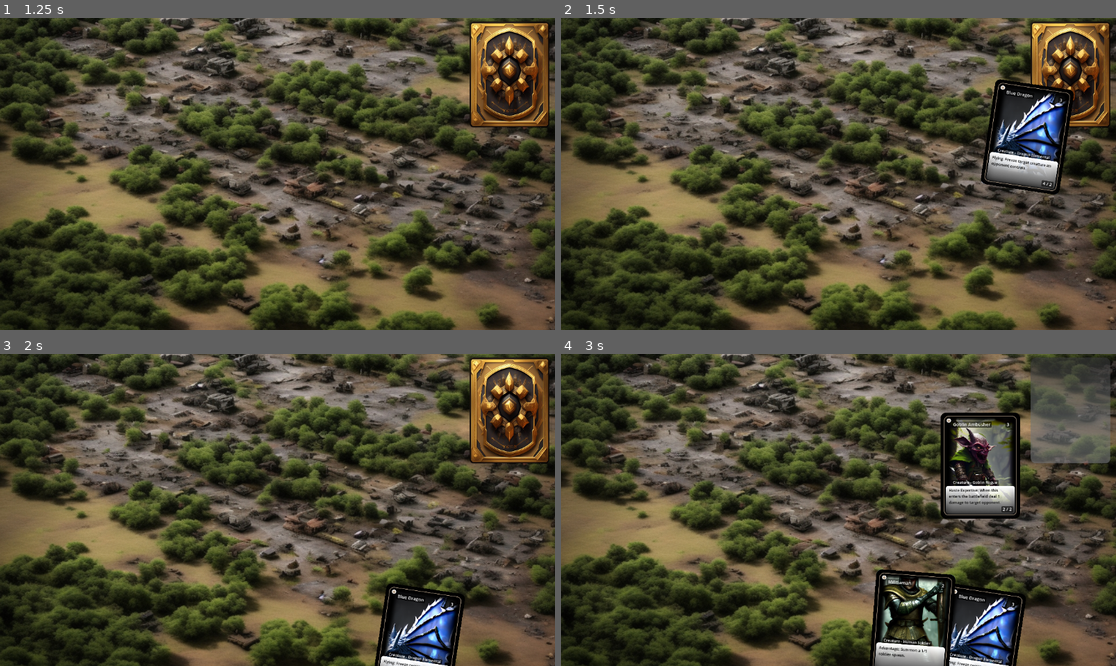
Above: before the commit, frames 1-4 (two rows, left to right).
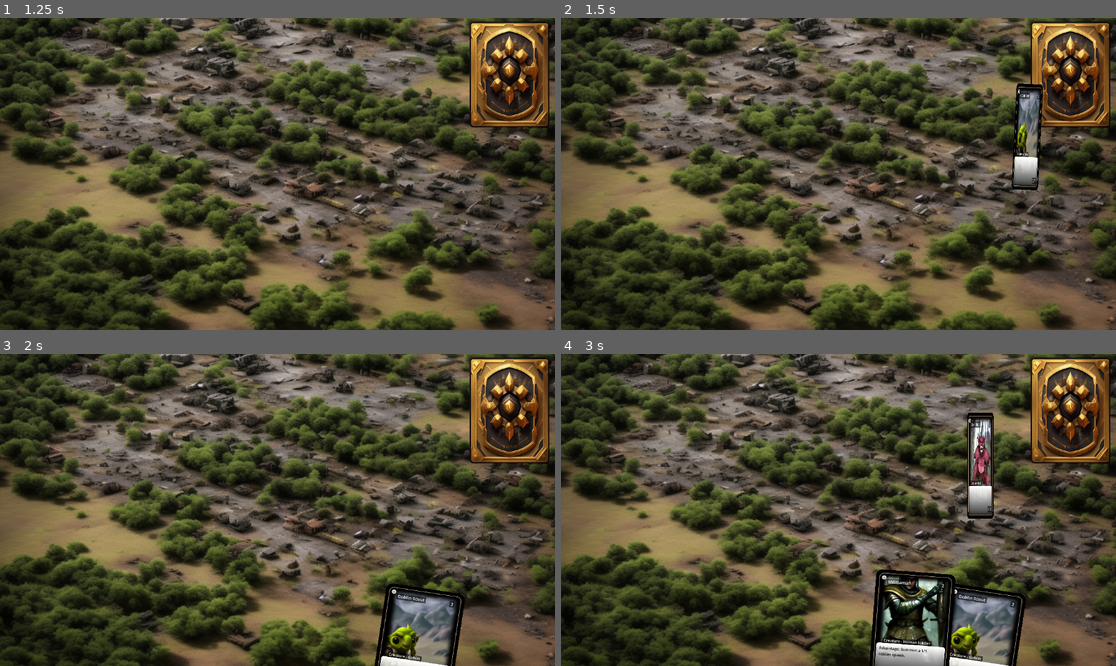
Above: after the commit, the same moments.

Repository: JoeJgithub/godot-vastum-ccg
Game: Godot game, scene res://main.tscn
Two runs of this game, one before a commit and one after it. Both use one fixed random seed, a clock stepped at 60 frames per second and the inputs below.
Inputs (mouse positions are in pixels of both pictures, inside the frame that each line leads up to):
- Up to frame 1 (1.25 s): click "Play" at 0.5 s
- Up to frame 2 (1.5 s): click (1071, 74) at 1.25 s
- Up to frame 3 (2 s): no input
- Up to frame 4 (3 s): click (1071, 410) at 2 s; click (1071, 410) at 2.75 s

Frame 1 is identical in both runs. In frame 2, 4.1% of the frame differs, in the area x 75-93%, y 19-57%; in frame 3, 2.3%; in frame 4, 11%, in the area x 68-99%, y 1-100%.

Commit message:
improved card draw animation and new cards

Diff:
--- a/Cards/card_base.gd
+++ b/Cards/card_base.gd
@@ -12,23 +12,28 @@
 
 var start_pos = 0
 var target_pos = 0
+var start_rot = 0
+var target_rot = 0
 var t = 0
 var draw_time = 0.5
 var state = state_enum.InHand
 @onready var card_database = preload("res://Singletons/card_database.gd").new()
-var card = "GoblinAmbusher" # card_database.Card.keys()[card_database.Card.GoblinAmbusher]
+var card = "GoblinAmbusher"
 @onready var card_data = card_database.cards_data[card]
 @onready var card_image_path = "res://Assets/Cards/Art/%s-Rounded.png" % card
+@onready var orig_scale = scale.x
 
 # Called when the node enters the scene tree for the first time.
 func _ready():
 	var card_size = size
 	var card_frame = get_node("CardFrame")
 	var card_node = get_node("Card")
+	var card_back = get_node("CardBack")
 
 	$CardFrame.scale = card_size / card_frame.texture.get_size()
 	$Card.texture = load(card_image_path)
-	$Card.scale *= card_size / card_node.texture.get_size()
+	$Card.scale = card_size / card_node.texture.get_size()
+	$CardBack.scale = card_size / card_back.texture.get_size()
 
 	var type_template = "%s - %s"
 
@@ -63,9 +68,14 @@
 		state_enum.MoveDrawnCardToHand: # trigger deck to hand animation
 			if t <= 1: # Always be a 1
 				position = start_pos.lerp(target_pos, t)
+				rotation = start_rot * (1 - t) + target_rot * t
+				scale.x = orig_scale * abs(2 * t - 1)
+				if t >= 0.5 and $CardBack.visible:
+					$CardBack.visible = false
 				t += delta/float(draw_time) # To make a longer animation delta/n
 			else:
 				position = target_pos
+				rotation = target_rot
 				state = state_enum.InHand
 				t = 0
 		state_enum.ReorganizeHand:
--- a/Cards/card_base.tscn
+++ b/Cards/card_base.tscn
@@ -1,7 +1,8 @@
-[gd_scene load_steps=5 format=3 uid="uid://d2yhp68u6ddij"]
+[gd_scene load_steps=6 format=3 uid="uid://d2yhp68u6ddij"]
 
 [ext_resource type="Script" path="res://Cards/card_base.gd" id="1_dvbld"]
 [ext_resource type="Texture2D" uid="uid://cbuvets731vhv" path="res://Assets/Cards/Frames/default.png" id="2_7ow2n"]
+[ext_resource type="Texture2D" uid="uid://c3b2eu13nqje5" path="res://Assets/Cards/Backs/BackDefault-Rounded.png" id="3_p2fbg"]
 
 [sub_resource type="StyleBoxFlat" id="StyleBoxFlat_c51mt"]
 bg_color = Color(0, 0, 0, 0.588235)
@@ -169,3 +170,8 @@
 [node name="BottomVMargin" type="MarginContainer" parent="Bars"]
 custom_minimum_size = Vector2(0, 17.5)
 layout_mode = 2
+
+[node name="CardBack" type="Sprite2D" parent="."]
+visible = false
+texture = ExtResource("3_p2fbg")
+centered = false
--- a/Data/card_database.json
+++ b/Data/card_database.json
@@ -1,6 +1,6 @@
 [
 	{
-		"id": 0,
+		"id": 1,
 		"name": "Goblin Ambusher",
 		"type": 1,
 		"subtypes": [2, 4],
@@ -12,7 +12,7 @@
 		"flavor": "",
 	},
 	{
-		"id": 1,
+		"id": 2,
 		"name": "Militiaman",
 		"type": 1,
 		"subtypes": [1, 5],
@@ -24,7 +24,7 @@
 		"flavor": "",
 	},
 	{
-		"id": 2,
+		"id": 3,
 		"name": "Blue Dragon",
 		"type": 1,
 		"subtypes": [3, 6],
@@ -34,5 +34,29 @@
 		"modifiers": [2],
 		"card_text": "Freeze target creature an opponent controls.",
 		"flavor": "",
+	},
+	{
+		"id": 4,
+		"name": "Goblin Scout",
+		"type": 1,
+		"subtypes": [2],
+		"power": 2,
+		"health": 1,
+		"cost": 2,
+		"modifiers": [],
+		"card_text": "",
+		"flavor": "",
+	},
+	{
+		"id": 5,
+		"name": "Goblin Brute",
+		"type": 1,
+		"subtypes": [2],
+		"power": 3,
+		"health": 4,
+		"cost": 3,
+		"modifiers": [],
+		"card_text": "",
+		"flavor": "",
 	}
 ]
--- a/Singletons/card_database.gd
+++ b/Singletons/card_database.gd
@@ -1,7 +1,7 @@
 extends Node
 
 
-enum Card {GoblinAmbusher, Militiaman, BlueDragon}
+enum Card {GoblinAmbusher, Militiaman, BlueDragon, GoblinScout, GoblinBrute}
 
 var type_dict := {
 	"1": "Creature",
@@ -55,6 +55,9 @@
 	var cards_dict := {}
 
 	for data in data_array:
-		cards_dict[Card.keys()[data.id]] = data
+		print(cards_dict)
+		print(data)
+		print(Card.keys())
+		cards_dict[Card.keys()[data.id - 1]] = data
 
 	return cards_dict
--- a/play_space.gd
+++ b/play_space.gd
@@ -32,8 +32,9 @@
 	oval_angle_vector = Vector2(h_rad * cos(angle), -v_rad * sin(angle))
 	new_card.start_pos = $Deck.position - card_size / 2
 	new_card.target_pos = centre_card_wheel + oval_angle_vector - new_card.size / 2
+	new_card.start_rot = 0
+	new_card.target_rot = (PI / 2 - angle) / 4
 	new_card.scale = card_size / new_card.size
-	new_card.rotation = (PI / 2 - angle) / 4
 	new_card.state = states.MoveDrawnCardToHand
 	$Cards.add_child(new_card)
 	card_list.erase(card_list[card_selected])
Binary file added: Assets/Cards/Art/GoblinBrute-Rounded.png
Not shown, added: Assets/Cards/Art/GoblinBrute-Rounded.png.import
Binary file added: Assets/Cards/Art/GoblinBrute.png
Not shown, added: Assets/Cards/Art/GoblinBrute.png.import
Binary file added: Assets/Cards/Art/GoblinScout-Rounded.png
Not shown, added: Assets/Cards/Art/GoblinScout-Rounded.png.import
Binary file added: Assets/Cards/Art/GoblinScout.png
Not shown, added: Assets/Cards/Art/GoblinScout.png.import
